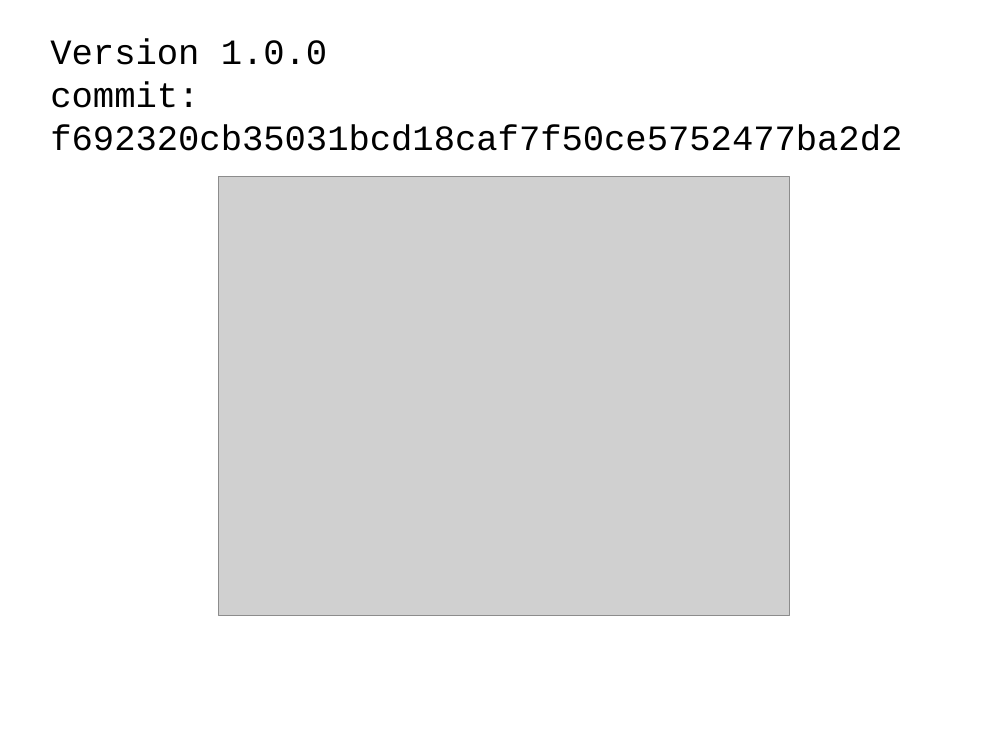
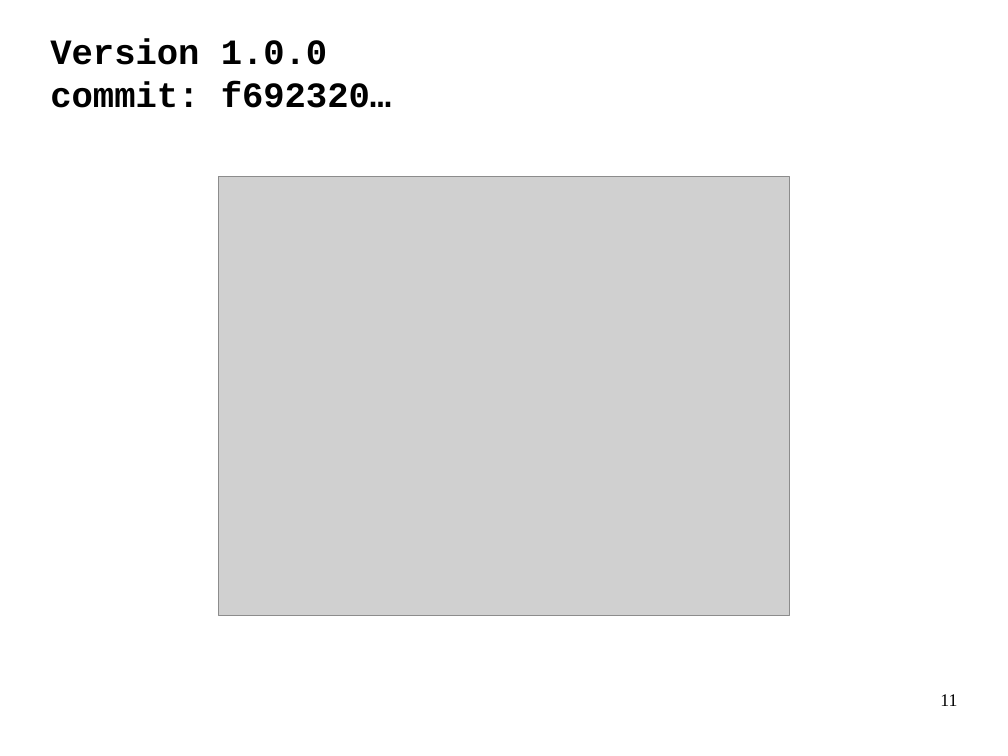
Before and after one commit to erlaan/git2web, a slide deck: slide 11 of log/presentation.odp (slide 10 before the commit). Drawn at 1008x756 pixels with LibreOffice and Linux fonts; fonts in the diff are those of the drawing; grey boxes stand for pictures. Boxes give left, top, right and bottom in pixels: in the first picture for what was removed or moved away, otherwise in the second. Text is boxed around its words. In the diff, an @@ line names an element or a change of style, - is before the commit and + after.

```diff
--- a/log/presentation.odp
+++ b/log/presentation.odp
@@ title at (x1=50, y1=39, x2=391, y2=108): text changed; bold on @@
-Version 1.0.0
-commit:
-f692320cb35031bcd18caf7f50ce5752477ba2d2
+Version 1.0.0
+commit: f692320…
@@ page number added at (x1=940, y1=694, x2=957, y2=706), 14 pt, text #000000 @@
+11
```
Also in this commit, not shown: 15 other slides changed, 1 slide added.
